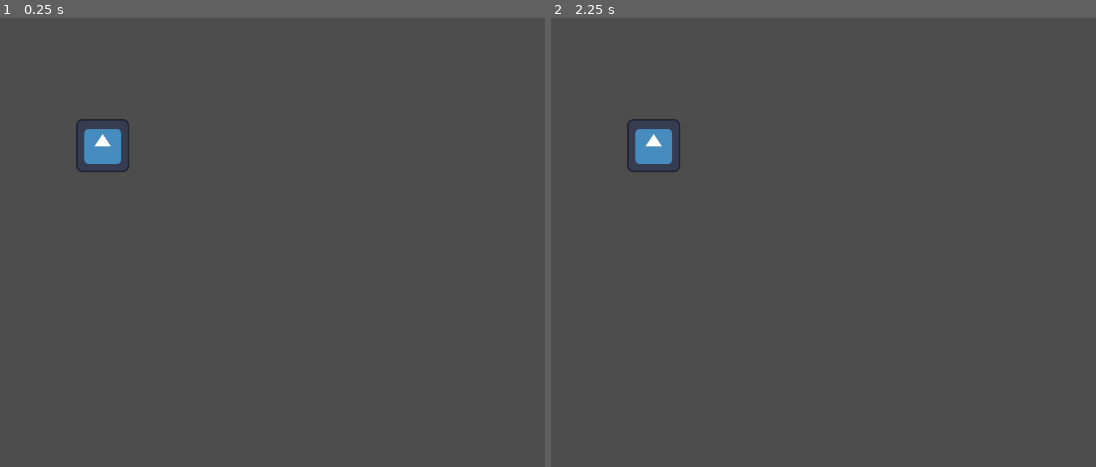
Above: before the commit, frames 1-2 (left to right).
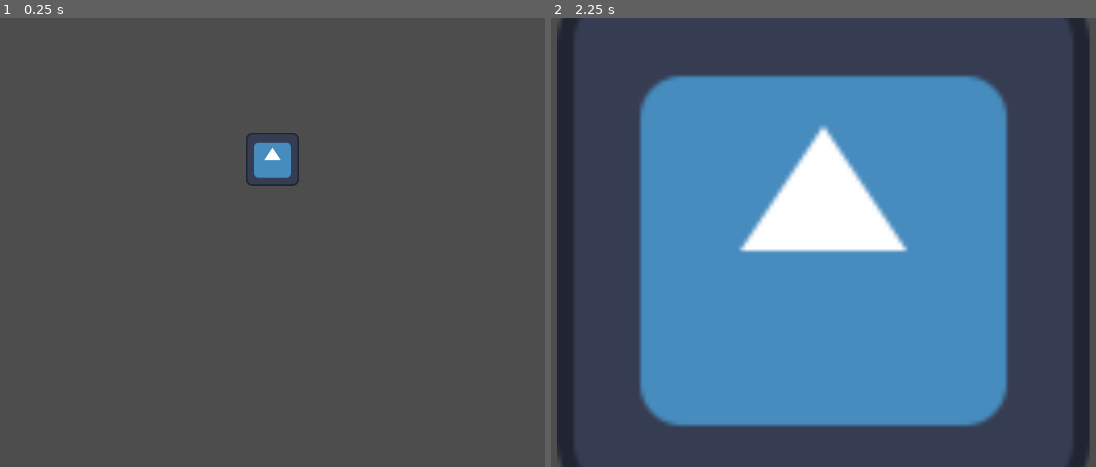
Above: after the commit, the same moments.

Repository: CrazyKamel/bbqJam
Game: Godot game, scene res://src/main.tscn
Same seed, same stepped clock (60 frames per second), same inputs: the game is played once before the commit and once after it. Before the commit the project has no main scene; this scene is started directly in both runs. The engine's default icon, where the game draws it, is replaced by a stand-in: a white triangle on a blue panel in a dark square.
Inputs:
- Up to frame 1 (0.25 s): no input
- Up to frame 2 (2.25 s): tap Enter at 0.5, 2 s; tap Tab at 0.6, 1.35, 2.1 s; tap Space at 1.25 s

The runs differ from the first frame. In frame 1, 1.4% of the frame differs, in the area x 13-55%, y 22-38%; in frame 2, 59%, in the area x 1-99%, y 0-100%.

Commit message:
zoom primitif
premier zoom, reste à rajouter un effet de transition

Diff:
--- a/project.godot
+++ b/project.godot
@@ -11,7 +11,7 @@
 [application]
 
 config/name="bbjJam"
-run/main_scene="res://main.tscn"
+run/main_scene="res://src/main.tscn"
 config/features=PackedStringArray("4.2", "Forward Plus")
 config/icon="res://media/icon.svg"
 
--- /dev/null
+++ b/src/Camera2D.gd
@@ -0,0 +1,49 @@
+extends Camera2D
+
+# Define the key for switching views
+const SWITCH_VIEW_KEY = KEY_TAB
+var officeZoomed = false
+
+# Define the zoom increment
+const ZOOM_POWER = 10
+
+# Store the original zoom level and position
+var original_zoom = Vector2(1, 1)
+var original_position = Vector2()
+
+# Define the object to focus on
+@export var target: Node2D
+
+func _ready():
+	original_zoom = zoom
+	original_position = global_position
+
+func _input(event):
+	if event is InputEventKey:
+		if event.pressed:
+			if event.keycode == SWITCH_VIEW_KEY:
+				if officeZoomed:
+					zoom_out()
+				else:
+					zoom_in()
+				officeZoomed = !officeZoomed
+
+func zoom_in():
+	if target:
+		# Store the original zoom level and position
+		original_zoom = zoom
+		original_position = global_position
+
+		# Set the zoom level to a defined value
+		zoom = Vector2(ZOOM_POWER, ZOOM_POWER)  # Change this value as needed
+		focus_on_target()
+
+func zoom_out():
+	# Restore the original zoom level and position
+	zoom = original_zoom
+	global_position = original_position
+
+func focus_on_target():
+	if target:
+		# Calculate the new position to focus on the target
+		global_position = target.global_position
--- a/src/main.tscn
+++ b/src/main.tscn
@@ -1,11 +1,16 @@
-[gd_scene load_steps=3 format=3 uid="uid://brs6u78mwggbp"]
+[gd_scene load_steps=4 format=3 uid="uid://brs6u78mwggbp"]
 
 [ext_resource type="Script" path="res://src/main.gd" id="1_bnnuh"]
 [ext_resource type="Texture2D" uid="uid://bdvx58rwnaeev" path="res://media/icon.svg" id="1_xhw8e"]
+[ext_resource type="Script" path="res://src/Camera2D.gd" id="3_phqli"]
 
 [node name="Node2D" type="Node2D"]
 script = ExtResource("1_bnnuh")
 
 [node name="Icon" type="Sprite2D" parent="."]
-position = Vector2(552, 307)
+position = Vector2(0, -200)
 texture = ExtResource("1_xhw8e")
+
+[node name="Camera2D" type="Camera2D" parent="." node_paths=PackedStringArray("target")]
+script = ExtResource("3_phqli")
+target = NodePath("../Icon")
